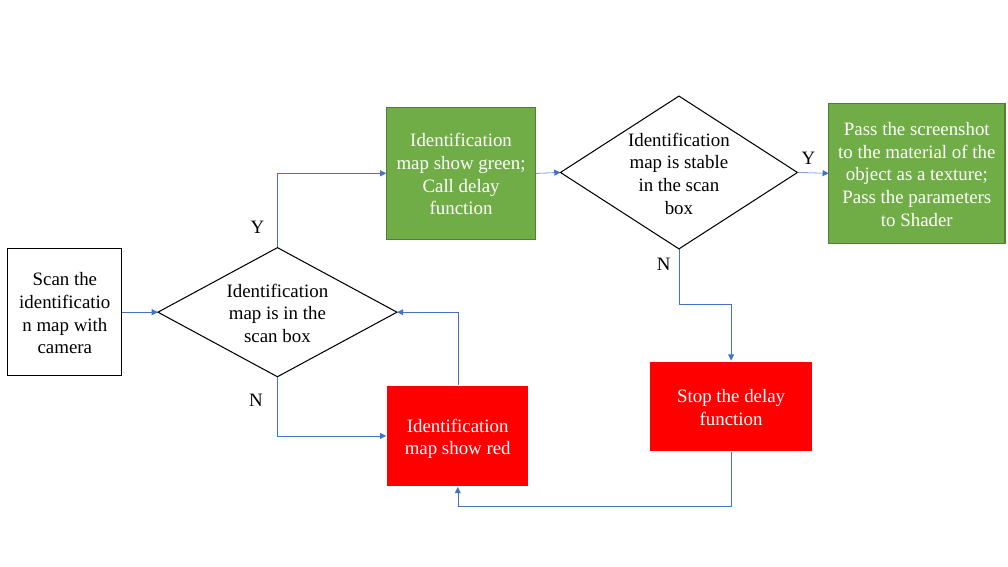
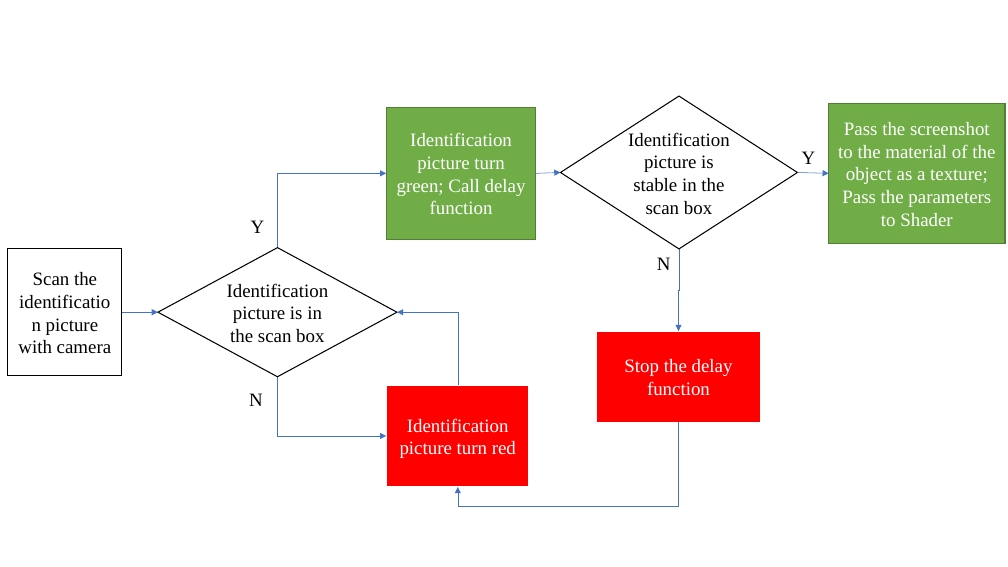
Before and after one commit to duanxiaoyun/ppaperssss, a slide deck: slide 7 of bi_ye_lun_wen/cao gao/temp files.pptx. Drawn at 1008x567 pixels with LibreOffice and Linux fonts; fonts in the diff are those of the drawing. Boxes give left, top, right and bottom in pixels: in the first picture for what was removed or moved away, otherwise in the second. Text is boxed around its words. In the diff, an @@ line names an element or a change of style, - is before the commit and + after.

```diff
--- a/bi_ye_lun_wen/cao gao/temp files.pptx
+++ b/bi_ye_lun_wen/cao gao/temp files.pptx
@@ text in rectangle at <box>397,132,526,214</box>: text changed @@
-Identification map show green; Call delay function
+Identification picture turn green; Call delay function
@@ text in diamond at <box>628,132,730,215</box>: text changed @@
-Identification map is stable in the scan box
+Identification picture is stable in the scan box
@@ elbow arrow moved from (679, 249) - (731, 361) to (679, 249) - (678, 331) @@
@@ text in rectangle at <box>18,272,111,354</box>: text changed @@
-Scan the identification map with camera
+Scan the identification picture with camera
@@ text in diamond at <box>227,283,329,343</box>: text changed @@
-Identification map is in the scan box
+Identification picture is in the scan box
@@ rectangle "Stop the delay function": place and size @@
-rectangle "Stop the delay function" at <box>650,361,814,452</box>
+rectangle "Stop the delay function" at <box>597,331,761,423</box>
@@ text in rectangle at <box>400,418,516,458</box>: text changed @@
-Identification map show red
+Identification picture turn red
@@ elbow arrow moved from (731, 452) - (458, 487) to (678, 423) - (458, 487) @@
```
Also in this commit, not shown: 2 slides added, 2 other files.
